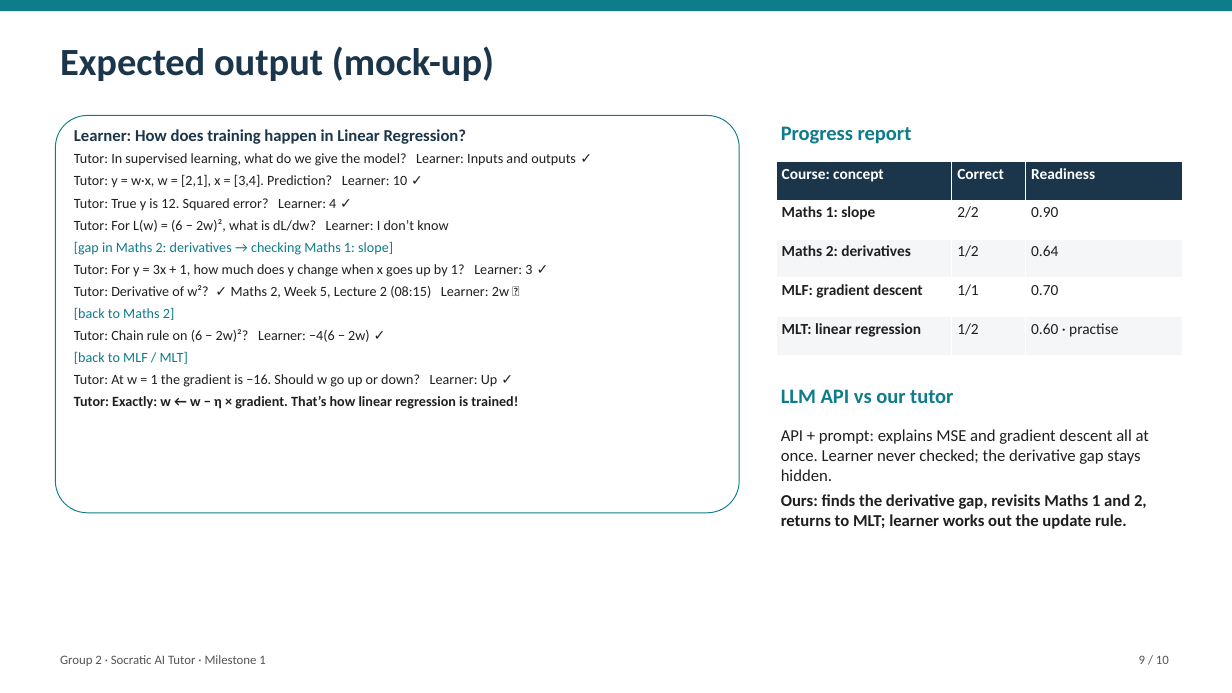
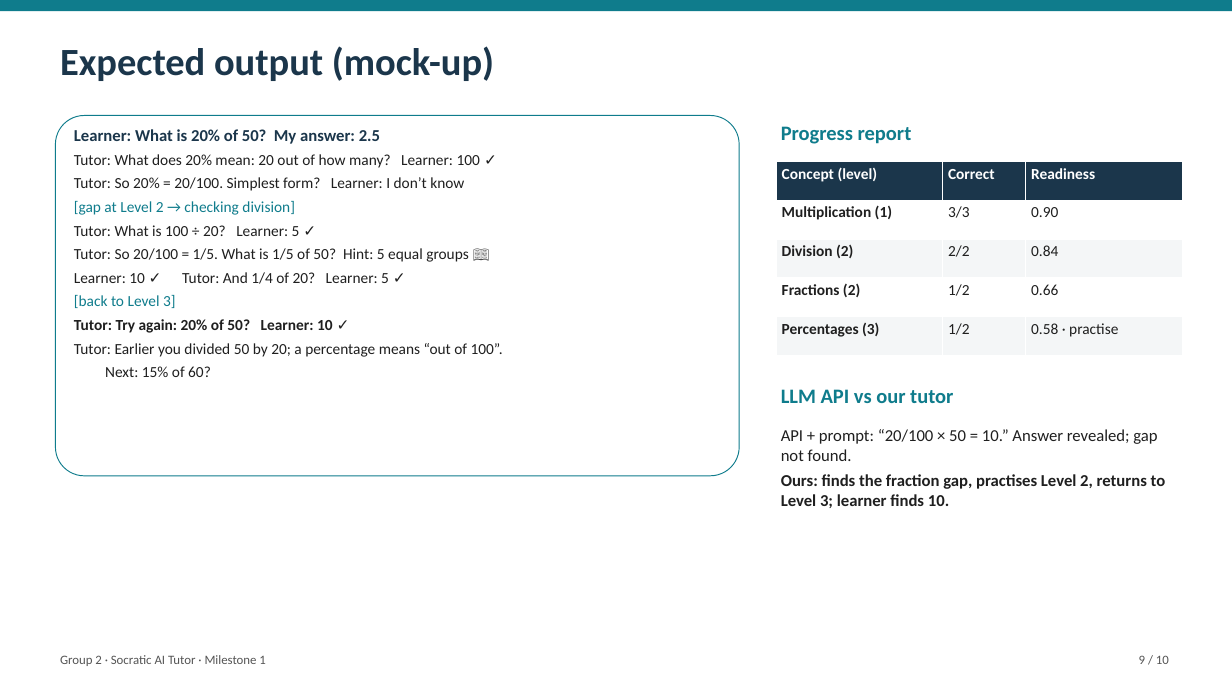
Before and after one commit to Hariomkr147/Group-2-DS-and-AI-Lab-Project, a slide deck: slide 9 of docs/milestone-1/Milestone1_Presentation.pptx. Drawn at 1232x693 pixels with LibreOffice and Linux fonts; fonts in the diff are those of the drawing. Boxes give left, top, right and bottom in pixels: in the first picture for what was removed or moved away, otherwise in the second. Text is boxed around its words. In the diff, an @@ line names an element or a change of style, - is before the commit and + after.

```diff
--- a/docs/milestone-1/Milestone1_Presentation.pptx
+++ b/docs/milestone-1/Milestone1_Presentation.pptx
@@ rounded rectangle: place and size @@
-rounded rectangle at (55,116,739,513)
+rounded rectangle at (55,116,739,476)
@@ text at (74,129,503,377): text changed; size 11 to 12 pt @@
-Learner: How does training happen in Linear Regression?
-Tutor: In supervised learning, what do we give the model? Learner: Inputs and outputs ✓
-Tutor: y = w·x, w = [2,1], x = [3,4]. Prediction? Learner: 10 ✓
-Tutor: True y is 12. Squared error? Learner: 4 ✓
-Tutor: For L(w) = (6 − 2w)², what is dL/dw? Learner: I don’t know
-[gap in Maths 2: derivatives → checking Maths 1: slope]
-Tutor: For y = 3x + 1, how much does y change when x goes up by 1? Learner: 3 ✓
-Tutor: Derivative of w²? 📺 Maths 2, Week 5, Lecture 2 (08:15) Learner: 2w ✓
-[back to Maths 2]
-Tutor: Chain rule on (6 − 2w)²? Learner: −4(6 − 2w) ✓
-[back to MLF / MLT]
-Tutor: At w = 1 the gradient is −16. Should w go up or down? Learner: Up ✓
-Tutor: Exactly: w ← w − η × gradient. That’s how linear regression is trained!
+Learner: What is 20% of 50? My answer: 2.5
+Tutor: What does 20% mean: 20 out of how many? Learner: 100 ✓
+Tutor: So 20% = 20/100. Simplest form? Learner: I don’t know
+[gap at Level 2 → checking division]
+Tutor: What is 100 ÷ 20? Learner: 5 ✓
+Tutor: So 20/100 = 1/5. What is 1/5 of 50? Hint: 5 equal groups 📖
+Learner: 10 ✓ Tutor: And 1/4 of 20? Learner: 5 ✓
+[back to Level 3]
+Tutor: Try again: 20% of 50? Learner: 10 ✓
+Tutor: Earlier you divided 50 by 20; a percentage means “out of 100”.
+Next: 15% of 60?
@@ table at (776,162,1183,356) @@
-row 1, column 1: Course: concept
+row 1, column 1: Concept (level)
-row 2, column 1: Maths 1: slope
+row 2, column 1: Multiplication (1)
-row 2, column 2: 2/2
+row 2, column 2: 3/3
-row 3: Maths 2: derivatives | 1/2 | 0.64
+row 3: Division (2) | 2/2 | 0.84
-row 4: MLF: gradient descent | 1/1 | 0.70
+row 4: Fractions (2) | 1/2 | 0.66
-row 5, column 1: MLT: linear regression
+row 5, column 1: Percentages (3)
-row 5, column 3: 0.60 · practise
+row 5, column 3: 0.58 · practise
@@ text at (781,429,1166,508): text changed; bold on @@
-API + prompt: explains MSE and gradient descent all at once. Learner never checked; the derivative gap stays hidden.
-Ours: finds the derivative gap, revisits Maths 1 and 2, returns to MLT; learner works out the update rule.
+API + prompt: “20/100 × 50 = 10.” Answer revealed; gap not found.
+Ours: finds the fraction gap, practises Level 2, returns to Level 3; learner finds 10.
```
Also in this commit, not shown: 8 other slides changed, 6 other files.
